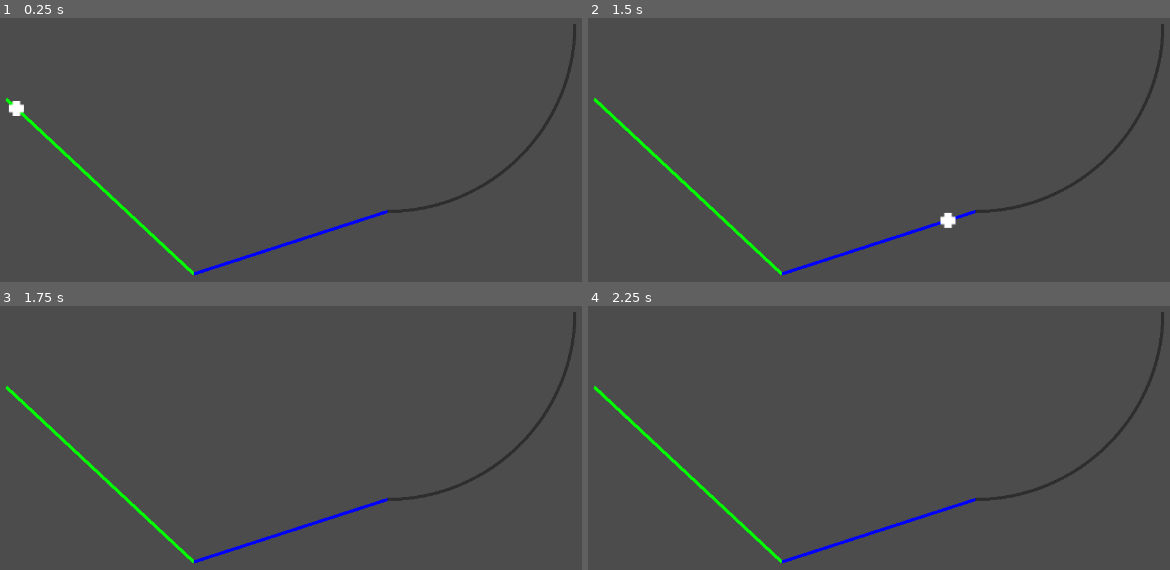
Above: before the commit, frames 1-4 (two rows, left to right).
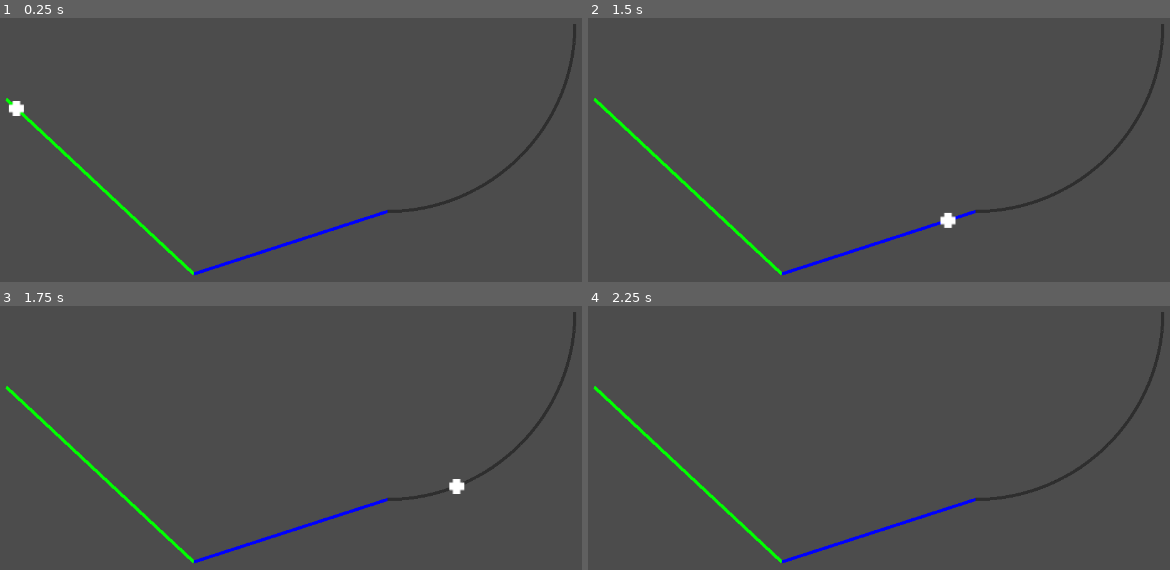
Above: after the commit, the same moments.

Repository: GalileoCap/GDT_CualqierCaida
Game: Godot game, scene res://Scenes/Main.tscn
Same seed, same stepped clock (60 frames per second), same inputs: the game is played once before the commit and once after it.
Inputs:
- Up to frame 1 (0.25 s): no input
- Up to frame 2 (1.5 s): tap Enter at 1.25 s
- Up to frame 3 (1.75 s): no input
- Up to frame 4 (2.25 s): no input

Frames 1-2 are identical in both runs. In frame 3, 0.1% of the frame differs, in the area x 77-80%, y 65-72%; in frame 4, nothing differs.

Commit message:
Separamos los calculos del circulo. Y ahora tenemos una funcion qe nos sirve para siga al circulo

Diff:
--- a/Scenes/Linea.gd
+++ b/Scenes/Linea.gd
@@ -11,32 +11,6 @@
     for index_point in range(nb_points):
         draw_line(points_arc[index_point], points_arc[index_point + 1], color, 5.0)
 
-func dibujar_arco_ppr(x0, y0, x1, y1, r):
-	var p = get_node("..")
-	var b = -(x1-x0)/(y1-y0)
-	var c = (-pow(x0, 2) + pow(x1, 2) - pow(y0, 2) + pow(y1, 2))/(2.0*(y1-y0))
-#	printt("B y C:", b, c)
-
-	var aq = pow(b, 2) + 1.0
-	var bq = -2.0 * x0 + 2.0 * b * c - 2.0 * b * y0
-	var cq = pow(x0, 2) + pow(y0, 2) + pow(c, 2) - 2.0 * y0 * c - pow(r, 2)
-	var dq = pow(bq, 2) - 4.0 * aq * cq
-#	printt("AQ, BQ, CQ, DQ:", aq, bq, cq, dq)
-
-	var xcA = (-bq + sqrt(dq)) / (2.0*aq)
-	var xcB = (-bq - sqrt(dq)) / (2.0*aq)
-#	printt("Raices x:", xcA, xcB)
-
-	var ycA = xcA * b + c
-	var ycB = xcB * b + c
-#	printt("Raices y:", ycA, ycB)
-	#Nos calculamos las raices para DOS circulos, panza p'arriba y panza p'abajo.
-
-	var a0 = atan2(x0 - xcA, y0 - ycA)
-	var a1 = -atan2(x1 - xcA, y1 - ycA)
-#	printt("Angulos:", a0, a1)
-	draw_circle_arc(Vector2(xcB * p.escala, ycB * p.escala), r * p.escala, a0, a1, 100)
-
 func _draw():
 	var p = get_node("..")
 	var x0 = p.x_rampa1
@@ -47,14 +21,4 @@
 
 	draw_line(Vector2(x0 * p.escala, y0 * p.escala), Vector2(x1 * p.escala, y1 * p.escala), Color(0, 100, 0), 5)
 	draw_line(Vector2(p.x_rampa2 * p.escala, p.y_rampa2 * p.escala), Vector2(p.xf_rampa2 * p.escala, p.yf_rampa2 * p.escala), Color(0, 0, 100), 5)
-
-	var r = p.r_rampa3
-	x0 = p.x_rampa3
-	y0 = p.y_rampa3
-	x1 = x0 + r
-	y1 = y0 - r
-	var mic = y0-x0-r
-	var mibq = -4.0 * x0 - 2.0 * r
-	var micq = 2 * pow(x0, 2) + 2 * r * x0
-#	printt("MIC:", mic, "MIBQ:", mibq, "MICQ:", micq)
-	dibujar_arco_ppr(x0, y0, x1, y1, r)
+	draw_circle_arc(Vector2(p.res.xc * p.escala, p.res.yc * p.escala), p.res.r * p.escala, p.res.a0, p.res.a1, 100)
--- a/Scenes/Main.gd
+++ b/Scenes/Main.gd
@@ -33,6 +33,10 @@
 
 var vr = 0 #Velocidad sobre la rampa1
 var t = 0 #Tiempo pasado desde el inicio
+var xant #La posicion anterior
+var yant
+
+var res
 
 func _ready():
 	$Pelota.position.x = x_rampa1 * escala
@@ -47,6 +51,39 @@
 	alfa2 =  atan2(dy2, dx2)
 #	printt(alfa1, alfa2)
 
+	var r = r_rampa3
+	var x0 = x_rampa3
+	var y0 = y_rampa3
+	var x1 = x0 + r
+	var y1 = y0 - r
+	res = cuentas_arco(x0, y0, x1, y1, r)
+
+func cuentas_arco(x0, y0, x1, y1, r):
+	var b = -(x1-x0)/(y1-y0)
+	var c = (-pow(x0, 2) + pow(x1, 2) - pow(y0, 2) + pow(y1, 2))/(2.0*(y1-y0))
+#	printt("B y C:", b, c)
+
+	var aq = pow(b, 2) + 1.0
+	var bq = -2.0 * x0 + 2.0 * b * c - 2.0 * b * y0
+	var cq = pow(x0, 2) + pow(y0, 2) + pow(c, 2) - 2.0 * y0 * c - pow(r, 2)
+	var dq = pow(bq, 2) - 4.0 * aq * cq
+#	printt("AQ, BQ, CQ, DQ:", aq, bq, cq, dq)
+
+	var xcA = (-bq + sqrt(dq)) / (2.0*aq)
+	var xcB = (-bq - sqrt(dq)) / (2.0*aq)
+#	printt("Raices x:", xcA, xcB)
+
+	var ycA = xcA * b + c
+	var ycB = xcB * b + c
+#	printt("Raices y:", ycA, ycB)
+	#Nos calculamos las raices para DOS circulos, panza p'arriba y panza p'abajo.
+
+	var a0 = atan2(x0 - xcA, y0 - ycA)
+	var a1 = -atan2(x1 - xcA, y1 - ycA)
+#	printt("Angulos:", a0, a1)
+	var res = {"xc":xcB, "yc":ycB, "a0":a0, "a1":a1, "x0":x0, "x1":x1, "y0":y0, "y1":y1, "r":r, }
+	return(res)
+
 func calculo_rampa_recta(dt, alfa):
 	var ar = g * sin(alfa) #Aceleracion sobre la rampa
 	vr += ar * dt #Integramos aceleracion para consegir velocidad
@@ -55,27 +92,25 @@
 	$Pelota.position.x += (dd * cos(alfa)) * escala #Transformo la posicion sobre la rampa en coordenadas
 	$Pelota.position.y += (dd * sin(alfa)) * escala
 	#A: Integre en la posicion el cambio qe produjo la aceleracion de esta rampa
-	printt("R1 y R2:", $Pelota.position.x, $Pelota.position.y, vr, dd)
+	printt("R1 y R2:", $Pelota.position.x, $Pelota.position.y)
 
 func calculo_rampa_redonda(dt):
-	#Qiero dividir la aceleración de la gravedad,
-	#para calcular la fuerza qe empuja para atras a la pelota.
-	#Para eso calculo el angulo al qe se encuentra la pelota respecto del inicio de la rampa
-	var dx3 = $Pelota.position.x - x_rampa3
-	var dy3 = $Pelota.position.y - y_rampa3
-	var alfa = atan2(dy3, dx3)
-
-	var ar = g * sin(alfa)
-	vr += ar * dt
 	var dd = vr * dt
-
 	#Como estoy integrando los cachos qe se mueve, puedo tratar cada movida sobre el cuarto de circulo
 	#como si fueran triángulos. Entonces puedo hacer los calculos desde el centro del circulo
 	#con una hipotenusa tamaño r, y el cateto adyacente qe va cambiando (el opuesto siendo dd)
 	$Pelota.position.x += dd * escala
-	$Pelota.position.y += sqrt(pow(r_rampa3, 2) - pow(dd, 2)) * escala #((C1^2 - R^2 * -1)^0.5) = C2
-	#El problema es qe acá estoy sumando todo el C2, cuando sólo qiero sumar la diferencia entre el nuevo y y el anterior
-	printt("R3:", $Pelota.position.x, $Pelota.position.y, dy3)
+	var mix = $Pelota.position.x / escala
+	var miy = sqrt(pow(res.r, 2) - pow(mix - res.xc, 2)) + res.yc
+	$Pelota.position.y = miy * escala
+	printt("R3:", $Pelota.position.x, $Pelota.position.y)
+
+	#Qiero dividir la aceleración de la gravedad,
+	#para calcular la fuerza qe empuja para atras a la pelota.
+	#Para eso calculo el angulo al qe se encuentra la pelota respecto del punto anterior
+	var dx3 = $Pelota.position.x - xant
+	var dy3 = $Pelota.position.y - yant
+	var alfa = atan2(dy3, dx3)
 
 func _process(delta):
 	if $Pelota.position.x < xf_rampa1 * escala and $Pelota.position.x >= x_rampa1 * escala:
@@ -86,3 +121,6 @@
 
 	if $Pelota.position.x < xf_rampa3 * escala and $Pelota.position.x >= x_rampa3 * escala:
 		calculo_rampa_redonda(delta)
+
+	xant = $Pelota.position.x
+	yant = $Pelota.position.y
